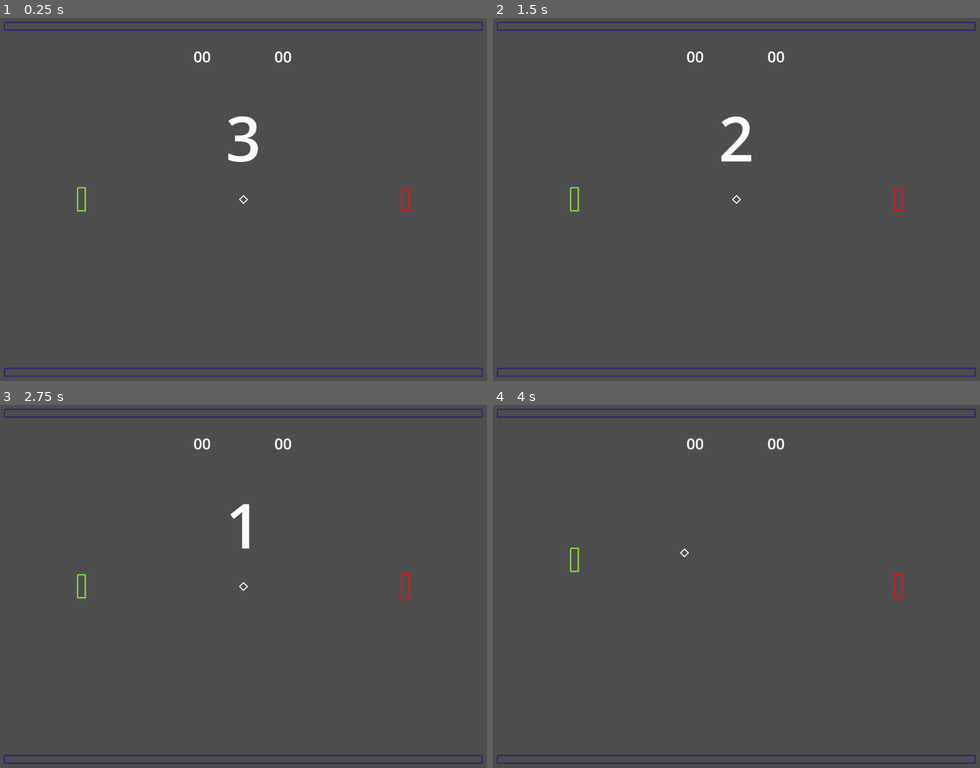
Above: before the commit, frames 1-4 (two rows, left to right).
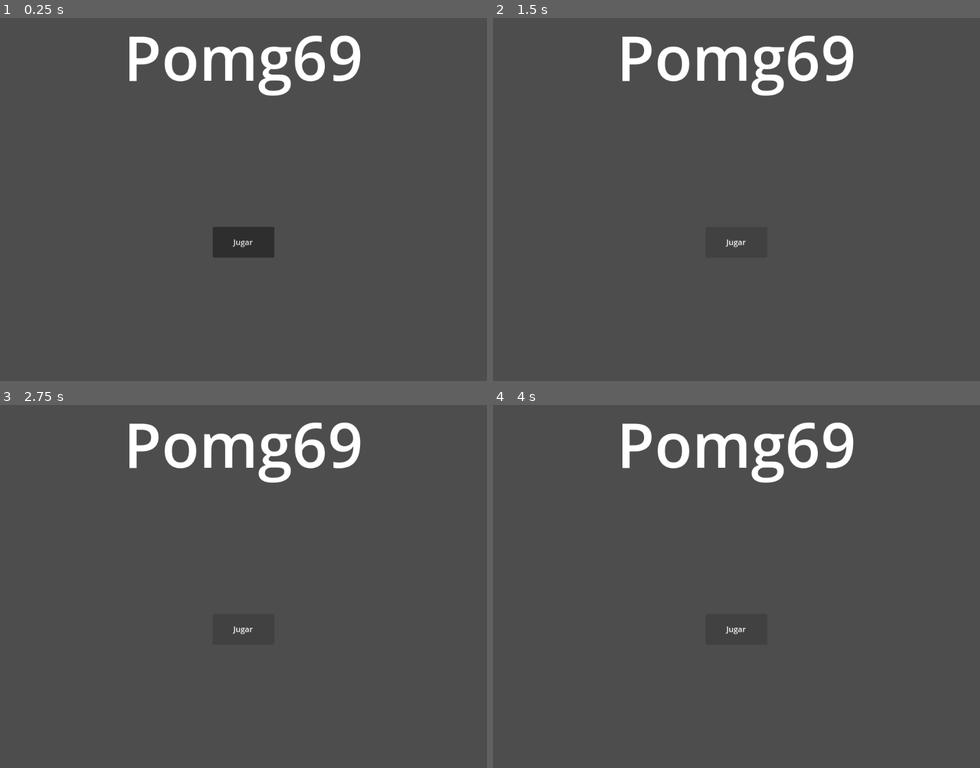
Above: after the commit, the same moments.

Repository: RoiCas/pomg69
Game: Godot game, scene res://managers/main/main.tscn
Two runs of this game, one before a commit and one after it. Both use one fixed random seed, a clock stepped at 60 frames per second and the inputs below. Before the commit the project starts from res://managers/game_manager/game_manager.tscn.
Inputs (mouse positions are in pixels of both pictures, inside the frame that each line leads up to):
- Up to frame 1 (0.25 s): no input
- Up to frame 2 (1.5 s): click (736, 243) at 0.5 s, where only the run after the commit has a clickable "Jugar"; click (736, 243) at 1.25 s, where only the run after the commit has a clickable "Jugar"
- Up to frame 3 (2.75 s): click (243, 630) at 2 s, where only the run after the commit has a clickable "Jugar"
- Up to frame 4 (4 s): tap Enter at 2.75 s; tap S (Y_NEG) at 2.85 s; tap W (Y_POS) at 3.6 s

The runs differ from the first frame. In frame 1, 5.5% of the frame differs, in the area x 0-100%, y 1-99%; in frame 2, 4.5%; in frame 3, 4.4%; in frame 4, 4.2%.

Commit message:
Inicios de StartScreen

Diff:
--- a/actors/ball/ball.gd
+++ b/actors/ball/ball.gd
@@ -3,12 +3,17 @@
 
 
 const _INIT_SPEED : float = Common.UNIT_SIZE * 8.5
-const _SPEED_INCREMENT_PERCENT : float = 0.015
+const _SPEED_INCREMENT_PERCENT : float = 0.068
+
+@export_category("VARS")
+@export_range(1.0, 2.0, 0.1, "suffix:U/Sec") var _max_ball_speed : float = 1.5
 
 #Solo se define una vez. Al inicio
 @onready var _init_pos : Vector2 = self.global_position
 
-var _current_speed : float = 0.0
+var _current_speed : float = 0.0:
+  set(val):
+    _current_speed = clampf(val, _INIT_SPEED, _INIT_SPEED * _max_ball_speed)
 var _move_dir : Vector2 = Vector2():
   set(val):
     _move_dir = val.normalized()
--- a/actors/ball/ball.tscn
+++ b/actors/ball/ball.tscn
@@ -10,6 +10,7 @@
 collision_mask = 3
 motion_mode = 1
 script = ExtResource("1_nlfpr")
+_max_ball_speed = 1.7
 
 [node name="Line2D" type="Line2D" parent="."]
 points = PackedVector2Array(-8, 0, 0, -8, 8, 0, 0, 8)
--- a/actors/enemy/enemy.gd
+++ b/actors/enemy/enemy.gd
@@ -1,11 +1,15 @@
 class_name Enemy
 extends Paddle
+
+
+@export_category("REQUIRED")
+@export var _check_ball_timer : Timer
 
 @export_category("VARS")
 @export_range(1, 6, 1, "suffix:UNITS") var _check_range : int = 5
 
 var _target_ball : Ball = null
-
+var _last_target_pos : float = 0.0
 
 func _ready() -> void:
   if(Engine.is_editor_hint() == true):
@@ -30,11 +34,29 @@
   var dist_to_ball : float = absf(ball_pos_diff)
   var mov_dir : int = 0
 
-  var vert_rect_size : float = _paddle_collider.get_rect_size().y
+  var half_vert_rect_size : float = _paddle_collider.get_rect_size().y / 2.0
   var ball_is_far : bool = absf(_target_ball.global_position.x - global_position.x) > (_check_range * Common.UNIT_SIZE)
 
-  if(dist_to_ball > vert_rect_size / 2.0 && ball_is_far == false):
+  #if(dist_to_ball <= half_vert_rect_size):
+    #print("In position")
+  #else:
+    #if(_check_ball_timer.is_stopped() == true):
+      #_check_ball_timer.start(0.4)
+      #_last_target_pos = _target_ball.global_position.y
+      #print("Update")
+    #print("Ball away")
+
+  #var dist_to_target : float = absf(_last_target_pos - global_position.y)
+  #if(dist_to_target > half_vert_rect_size):
+    #print("Moving")
+    #mov_dir = int(signf(ball_pos_diff))
+
+  if(dist_to_ball > half_vert_rect_size):
+    #if(ball_is_far == false):
     mov_dir = int(signf(ball_pos_diff))
+    #elif(_check_ball_timer.is_stopped() == true):
+      #_check_ball_timer.start(0.2)
+      #mov_dir = int(signf(ball_pos_diff))
 
 
   move_paddle(mov_dir, delta)
--- a/actors/enemy/enemy.tscn
+++ b/actors/enemy/enemy.tscn
@@ -6,8 +6,9 @@
 [sub_resource type="RectangleShape2D" id="RectangleShape2D_r6xaq"]
 size = Vector2(16, 64)
 
-[node name="Enemy" instance=ExtResource("1_jqx28")]
+[node name="Enemy" node_paths=PackedStringArray("_check_ball_timer") instance=ExtResource("1_jqx28")]
 script = ExtResource("2_r6xaq")
+_check_ball_timer = NodePath("CheckBallTimer")
 _check_range = 5
 
 [node name="Line2D" type="Line2D" parent="." index="0"]
@@ -23,3 +24,6 @@
 
 [node name="PaddleCollider" parent="." index="2"]
 _rect_size = Vector2i(16, 52)
+
+[node name="CheckBallTimer" type="Timer" parent="." index="3"]
+one_shot = true
--- /dev/null
+++ b/interface/start_screen/start_screen.gd
@@ -0,0 +1,20 @@
+class_name StartScreen
+extends Control
+
+signal start_game_request()
+
+const START_SCREEN_SCN : PackedScene = preload("res://interface/start_screen/start_screen.tscn")
+
+static func new_start_screen() -> StartScreen:
+  var new_start_screen : StartScreen = START_SCREEN_SCN.instantiate() as StartScreen
+  return new_start_screen
+
+@export var _play_button : Button
+
+
+func _ready() -> void:
+  _play_button.pressed.connect(on_play_button_pressed)
+
+
+func on_play_button_pressed() -> void:
+  start_game_request.emit()
--- /dev/null
+++ b/interface/start_screen/start_screen.tscn
@@ -0,0 +1,43 @@
+[gd_scene load_steps=3 format=3 uid="uid://c4f38anv6uf0n"]
+
+[ext_resource type="Script" uid="uid://bdwfqrbn8ajy4" path="res://interface/start_screen/start_screen.gd" id="1_gqkbh"]
+
+[sub_resource type="LabelSettings" id="LabelSettings_ge40w"]
+font_size = 128
+
+[node name="StartScreen" type="Control" node_paths=PackedStringArray("_play_button")]
+layout_mode = 3
+anchors_preset = 15
+anchor_right = 1.0
+anchor_bottom = 1.0
+grow_horizontal = 2
+grow_vertical = 2
+script = ExtResource("1_gqkbh")
+_play_button = NodePath("VBoxContainer/CenterContainer/PlayButton")
+
+[node name="VBoxContainer" type="VBoxContainer" parent="."]
+layout_mode = 1
+anchors_preset = 15
+anchor_right = 1.0
+anchor_bottom = 1.0
+grow_horizontal = 2
+grow_vertical = 2
+
+[node name="TitleLabel" type="Label" parent="VBoxContainer"]
+layout_mode = 2
+text = "Pomg69"
+label_settings = SubResource("LabelSettings_ge40w")
+horizontal_alignment = 1
+vertical_alignment = 1
+
+[node name="CenterContainer" type="CenterContainer" parent="VBoxContainer"]
+layout_mode = 2
+size_flags_vertical = 3
+
+[node name="PlayButton" type="Button" parent="VBoxContainer/CenterContainer"]
+custom_minimum_size = Vector2(128, 64)
+layout_mode = 2
+size_flags_horizontal = 4
+size_flags_vertical = 4
+focus_mode = 0
+text = "Jugar"
--- a/managers/game_manager/game_manager.gd
+++ b/managers/game_manager/game_manager.gd
@@ -4,6 +4,8 @@
 signal round_start()
 signal round_end()
 signal game_end()
+
+const GAME_MANAGER_SCN : PackedScene = preload("res://managers/game_manager/game_manager.tscn")
 
 static var game_manager : GameManager = null:
   set(val):
@@ -17,6 +19,11 @@
 @export var _score_manager : ScoreManager
 @export var _round_start_counter : RoundStartCounter
 @export var _end_message : EndMessage
+
+
+static func new_game_manager() -> GameManager:
+  var new_game_manager : GameManager = GAME_MANAGER_SCN.instantiate() as GameManager
+  return new_game_manager
 
 
 func _init() -> void:
--- a/managers/game_manager/game_manager.tscn
+++ b/managers/game_manager/game_manager.tscn
@@ -53,7 +53,6 @@
 position = Vector2(0, 360)
 
 [node name="ScoreManager" parent="." instance=ExtResource("6_q3g20")]
-_max_score = 1
 
 [node name="RoundStartCounter" parent="." instance=ExtResource("7_3hdek")]
 offset_top = -128.0
--- /dev/null
+++ b/managers/main/main.gd
@@ -0,0 +1,37 @@
+class_name Main
+extends Node
+
+static var main : Main = null:
+  set(val):
+    assert(main == null, "Multiple Main")
+    main = val
+
+
+@export_category("REQUIRED")
+@export var _start_screen : StartScreen
+
+var _game_manager : GameManager = GameManager.new_game_manager()
+
+
+func _init() -> void:
+  Main.main = self
+
+
+func _ready() -> void:
+  connect_start_game_request()
+
+
+func connect_start_game_request() -> void:
+  var start_game_request : Signal = _start_screen.start_game_request
+  if(start_game_request.is_connected(on_start_game_request) == false):
+    start_game_request.connect(on_start_game_request)
+
+
+func on_start_game_request() -> void:
+  #TODO
+  pass
+
+
+func on_exit_to_title_request() -> void:
+  #TODO
+  pass
--- a/managers/main/main.tscn
+++ b/managers/main/main.tscn
@@ -1,7 +1,10 @@
-[gd_scene load_steps=2 format=3 uid="uid://dbpvc7won5u3n"]
+[gd_scene load_steps=3 format=3 uid="uid://dbpvc7won5u3n"]
 
-[ext_resource type="PackedScene" uid="uid://bhxs207u1q1q6" path="res://managers/game_manager/game_manager.tscn" id="1_s4n6d"]
+[ext_resource type="Script" uid="uid://bkwc1nv7t0owo" path="res://managers/main/main.gd" id="1_sw6gc"]
+[ext_resource type="PackedScene" uid="uid://c4f38anv6uf0n" path="res://interface/start_screen/start_screen.tscn" id="2_sw6gc"]
 
-[node name="Main" type="Node"]
+[node name="Main" type="Node" node_paths=PackedStringArray("_start_screen")]
+script = ExtResource("1_sw6gc")
+_start_screen = NodePath("StartScreen")
 
-[node name="GameManager" parent="." instance=ExtResource("1_s4n6d")]
+[node name="StartScreen" parent="." instance=ExtResource("2_sw6gc")]
--- a/project.godot
+++ b/project.godot
@@ -11,7 +11,7 @@
 [application]
 
 config/name="Pomg69"
-run/main_scene="uid://bhxs207u1q1q6"
+run/main_scene="uid://dbpvc7won5u3n"
 config/features=PackedStringArray("4.4", "Mobile")
 config/icon="res://icon.svg"
 
Not shown, added: interface/start_screen/start_screen.gd.uid
Not shown, added: managers/main/main.gd.uid
